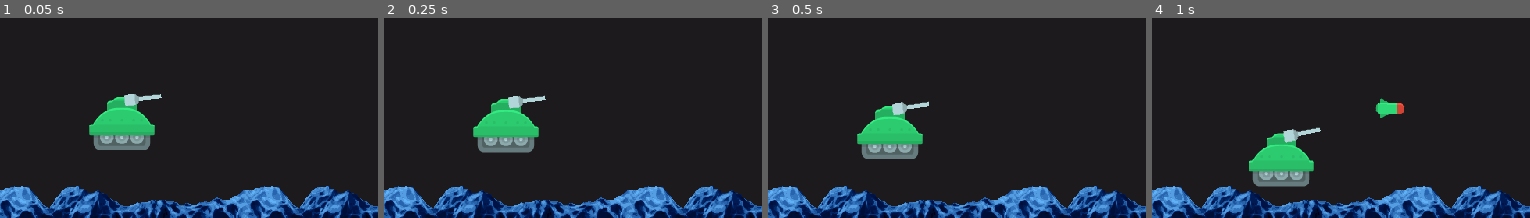
Above: before the commit, frames 1-4 (left to right).
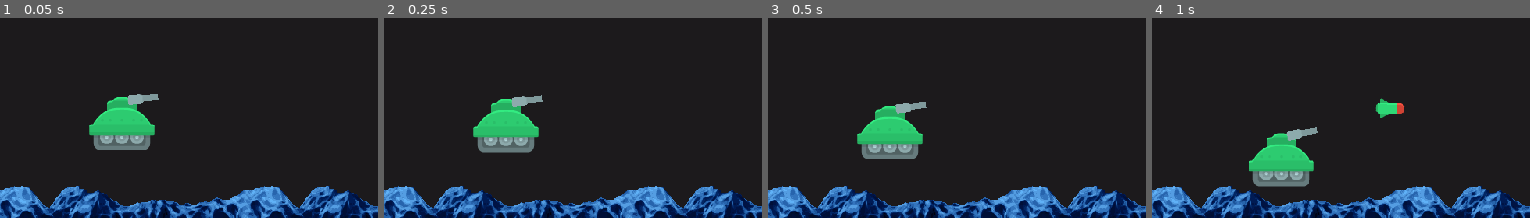
Above: after the commit, the same moments.

Repository: absolve/godotTestDemo
Game: Godot game, scene res://scene/main.tscn
The game is run twice, just before and just after one commit, with the same random seed, the same clock (stepped at 60 frames per second) and the same inputs.
Inputs (mouse positions are % of the whole screen's width and height, from its top left):
- Up to frame 1 (0.05 s): no input
- Up to frame 2 (0.25 s): no input
- Up to frame 3 (0.5 s): no input
- Up to frame 4 (1 s): move the mouse to (76, 39) at 0.52 s; hold D (right) from 0.53 s (still down); click (76, 39) at 0.6 s; tap Space (jump) at 0.77 s
The pictures show only the part of the screen within x 0-50%, y 32-82%; the shares and areas given below are measured in that part.

The runs differ from the first frame. In frame 1, 0.4% of the frame differs, in the area x 32-43%, y 38-44%; in frame 2, 0.4%; in frame 3, 0.4%; in frame 4, 0.4%, in the area x 34-45%, y 54-63%.

Commit message:
更新功能

Diff:
--- a/godot3DestructibleTerrain/scene/ball.tscn
+++ b/godot3DestructibleTerrain/scene/ball.tscn
@@ -7,6 +7,8 @@
 
 [node name="ball" type="RigidBody2D"]
 modulate = Color( 0.752941, 0.490196, 0.972549, 1 )
+collision_layer = 8
+collision_mask = 9
 script = ExtResource( 2 )
 
 [node name="CollisionShape2D" type="CollisionShape2D" parent="."]
--- /dev/null
+++ b/godot3DestructibleTerrain/scene/explosion.tscn
@@ -0,0 +1,35 @@
+[gd_scene load_steps=8 format=2]
+
+[ext_resource path="res://sprite/explosion.png" type="Texture" id=1]
+[ext_resource path="res://script/explosion.gd" type="Script" id=2]
+
+[sub_resource type="AtlasTexture" id=1]
+atlas = ExtResource( 1 )
+region = Rect2( 0, 0, 70, 70 )
+
+[sub_resource type="AtlasTexture" id=2]
+atlas = ExtResource( 1 )
+region = Rect2( 70, 0, 70, 70 )
+
+[sub_resource type="AtlasTexture" id=3]
+atlas = ExtResource( 1 )
+region = Rect2( 140, 0, 70, 70 )
+
+[sub_resource type="AtlasTexture" id=4]
+atlas = ExtResource( 1 )
+region = Rect2( 210, 0, 70, 70 )
+
+[sub_resource type="SpriteFrames" id=5]
+animations = [ {
+"frames": [ SubResource( 1 ), SubResource( 2 ), SubResource( 3 ), SubResource( 4 ) ],
+"loop": true,
+"name": "default",
+"speed": 12.0
+} ]
+
+[node name="explosion" type="AnimatedSprite"]
+z_index = 2
+frames = SubResource( 5 )
+script = ExtResource( 2 )
+
+[connection signal="animation_finished" from="." to="." method="_on_explosion_animation_finished"]
--- a/godot3DestructibleTerrain/scene/player.tscn
+++ b/godot3DestructibleTerrain/scene/player.tscn
@@ -1,7 +1,7 @@
 [gd_scene load_steps=4 format=2]
 
 [ext_resource path="res://sprite/tanks_tankGreen3.png" type="Texture" id=1]
-[ext_resource path="res://sprite/tanks_turret2.png" type="Texture" id=2]
+[ext_resource path="res://sprite/tanks_turret1.png" type="Texture" id=2]
 [ext_resource path="res://script/player.gd" type="Script" id=3]
 
 [node name="player" type="RigidBody2D"]
--- a/godot3DestructibleTerrain/script/bullet.gd
+++ b/godot3DestructibleTerrain/script/bullet.gd
@@ -6,7 +6,7 @@
 #var polygons=[] #多边形点集合
 var radius=40  #半径
 
-
+var explosion=preload("res://scene/explosion.tscn")
 
 
 func _physics_process(delta):
@@ -27,7 +27,9 @@
 		if i.has_method('clip'):
 			i.clip(polygons)
 	#添加一个爆炸效果
-
+	var temp=explosion.instance()
+	temp.position=position
+	get_parent().add_child(temp)
 	call_deferred("queue_free")
 
 
--- /dev/null
+++ b/godot3DestructibleTerrain/script/explosion.gd
@@ -0,0 +1,10 @@
+extends AnimatedSprite
+
+
+func _ready():
+	play("default")
+	pass
+
+
+func _on_explosion_animation_finished():
+	queue_free()
Binary file added: godot3DestructibleTerrain/sprite/explosion.png
Binary file changed: godot3DestructibleTerrain/sprite/rigid_sprite.png
